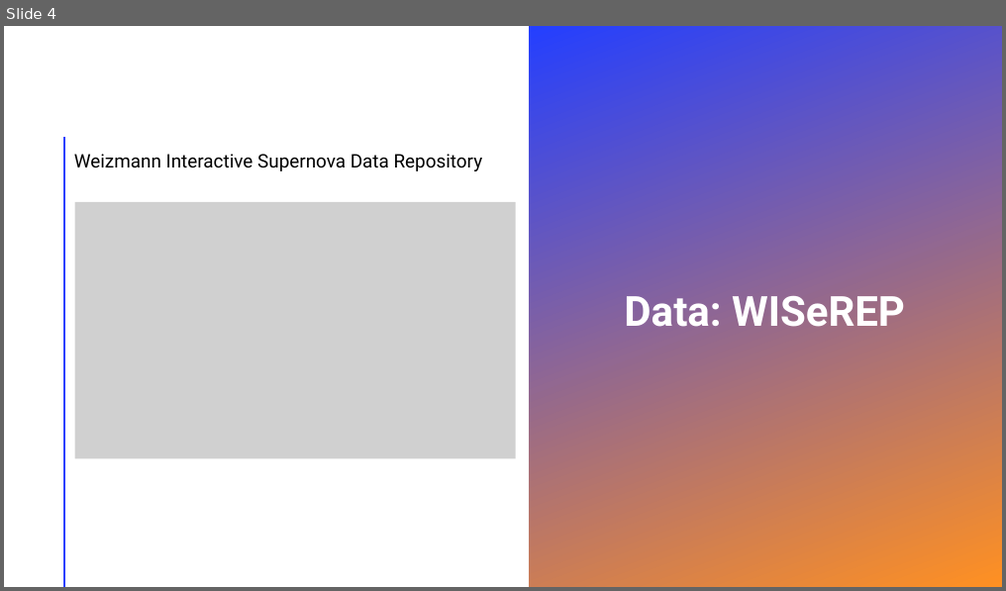
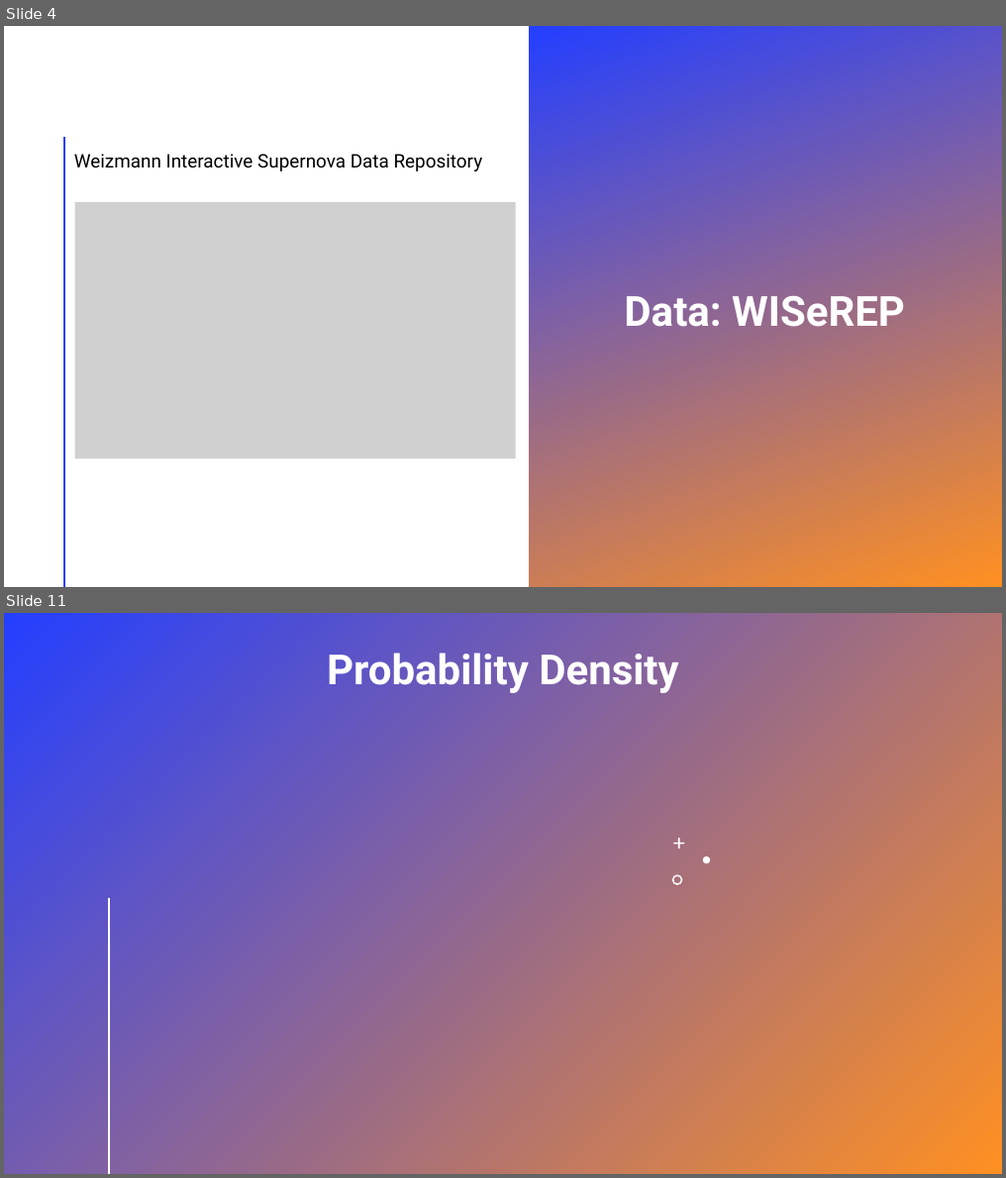
Before and after one commit to tobyheller-ucsd/SNIaEjectaVelocityAnalysis, a slide deck: Homogeneity In Ejecta Velocity Of Type Ia Supernovae.pptx. Shown one above the other, each under a label of ours: slide 4 before the commit, slides 4 and 11 after it; the slides between them are not shown. The pictures are 1006x591 and 1006x1178 pixels, drawn with LibreOffice and Linux fonts; fonts in the diff are those of the drawing; grey boxes stand for pictures. Boxes give left, top, right and bottom in pixels: in the first picture for what was removed or moved away, otherwise in the second. Text is boxed around its words. In the diff, an @@ line names an element or a change of style, - is before the commit and + after.

```diff
--- a/Homogeneity In Ejecta Velocity Of Type Ia Supernovae.pptx
+++ b/Homogeneity In Ejecta Velocity Of Type Ia Supernovae.pptx
@@ slide 11 added at (x1=4, y1=613, x2=1002, y2=1174), background gradient #243FFF to #FF9022 @@
@@ text added at (x1=327, y1=653, x2=678, y2=693), 40 pt, text #FFFFFF, bold @@
+Probability Density
@@ freeform shape added at (x1=673, y1=838, x2=684, y2=849), fill #FFFFFF @@
@@ freeform shape added at (x1=672, y1=875, x2=683, y2=885), fill #FFFFFF @@
@@ freeform shape added at (x1=703, y1=857, x2=710, y2=863), fill #FFFFFF @@
@@ line added from (109, 899) to (109, 1173), #FFFFFF 2 pt @@
```
Also in this commit, not shown: 2 slides changed, 6 other slides added, 1 slide removed, 7 other files.
